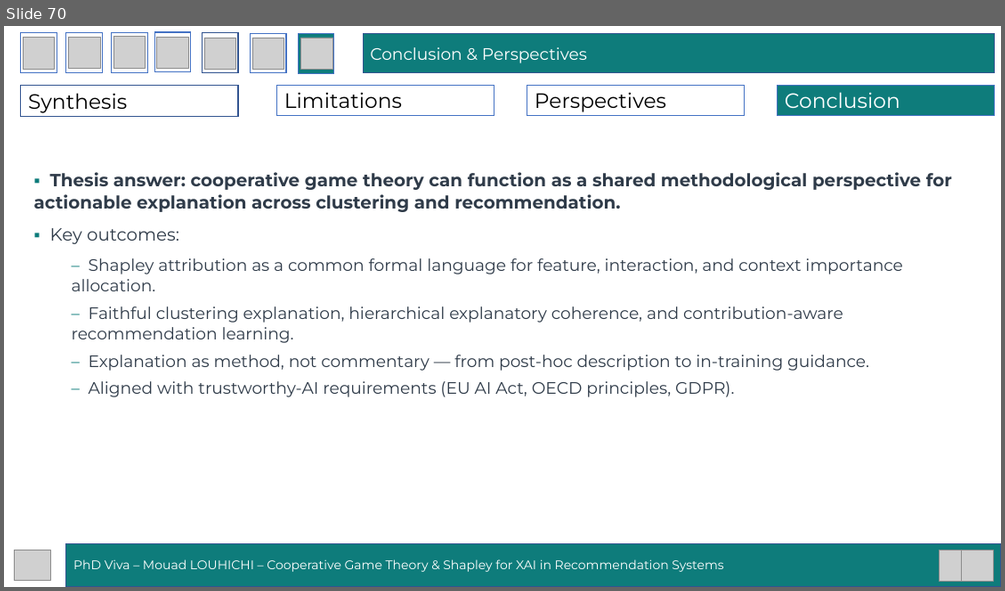
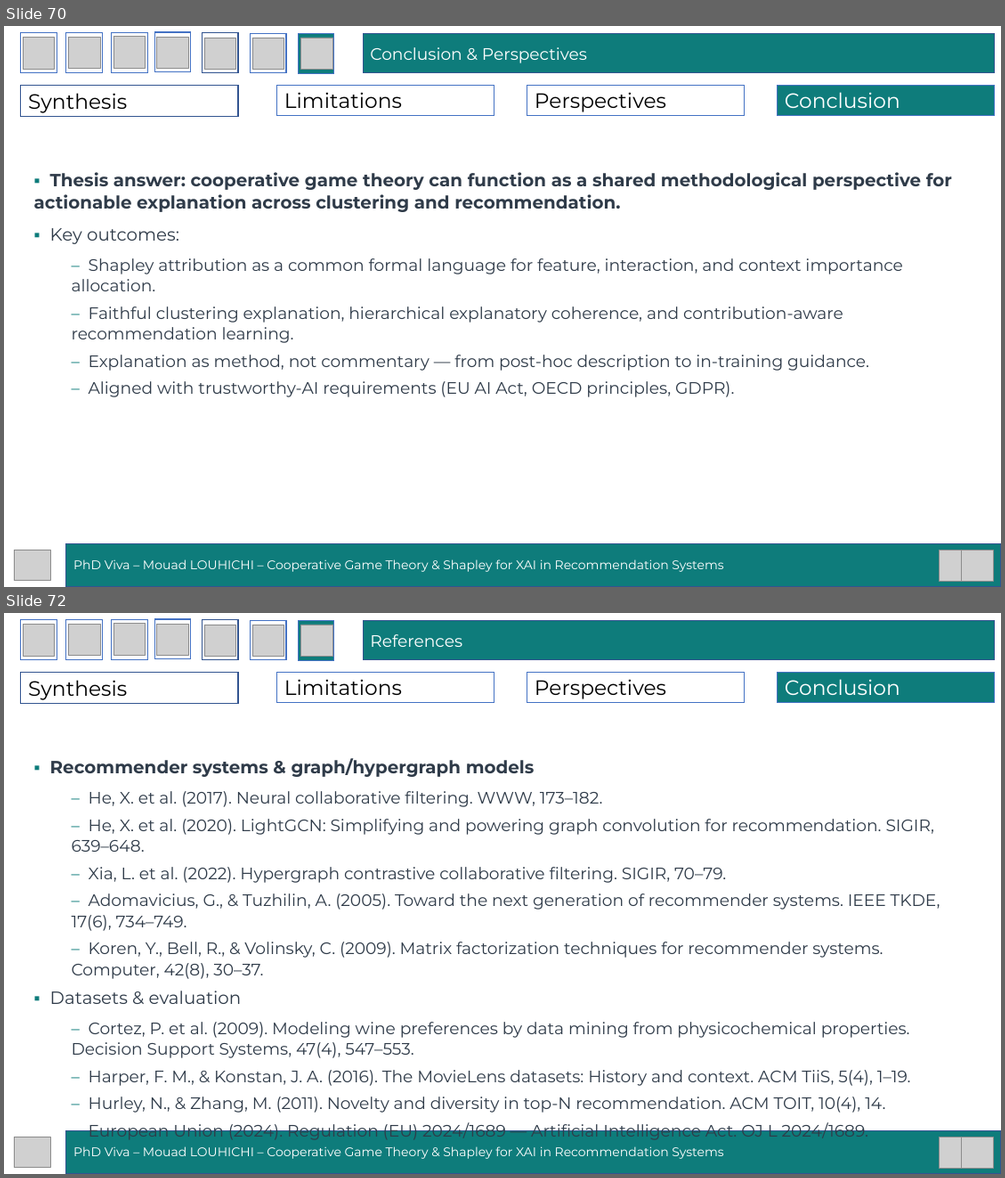
Before and after one commit to mouadlouhichi/phd-prep, a slide deck: viva/MOUAD_LOUHICHI_VIVA_40min.pptx. Shown one above the other, each under a label of ours: slide 70 before the commit, slides 70 and 72 after it; the slides between them are not shown. The pictures are 1005x591 and 1005x1178 pixels, drawn with LibreOffice and Linux fonts; fonts in the diff are those of the drawing; grey boxes stand for pictures. Boxes give left, top, right and bottom in pixels: in the first picture for what was removed or moved away, otherwise in the second. Text is boxed around its words. In the diff, an @@ line names an element or a change of style, - is before the commit and + after.

```diff
--- a/viva/MOUAD_LOUHICHI_VIVA_40min.pptx
+++ b/viva/MOUAD_LOUHICHI_VIVA_40min.pptx
@@ slide 72 added at (4, 613, 1001, 1174), background #FFFFFF @@
@@ rectangle added at (21, 620, 57, 659), fill #FFFFFF, outline #4472C4 1 pt @@
@@ picture added at (24, 625, 55, 656) @@
@@ rectangle added at (66, 620, 102, 659), fill #FFFFFF, outline #4472C4 1 pt @@
@@ picture added at (69, 625, 100, 656) @@
@@ rectangle added at (112, 620, 147, 659), fill #FFFFFF, outline #4472C4 1 pt @@
@@ picture added at (114, 624, 146, 655) @@
@@ rectangle added at (154, 619, 190, 658), fill #FFFFFF, outline #4472C4 1 pt @@
@@ picture added at (156, 625, 188, 656) @@
@@ rectangle added at (202, 620, 238, 659), fill #FFFFFF, outline #325491 1 pt @@
@@ picture added at (204, 625, 235, 656) @@
@@ rectangle added at (250, 620, 286, 660), fill #FFFFFF, outline #4472C4 1 pt @@
@@ picture added at (252, 625, 283, 656) @@
@@ rectangle added at (298, 621, 334, 661), fill #0E7C7B, outline #4472C4 1 pt @@
@@ picture added at (301, 625, 332, 656) @@
@@ rectangle added at (363, 620, 995, 660), fill #0E7C7B, outline #325491 1 pt, 16 pt, text #FFFFFF @@
+References
@@ rectangle added at (21, 673, 239, 704), fill #FFFFFF, outline #325491 1 pt, 20 pt, text #000000 @@
+Synthesis
@@ rectangle added at (277, 672, 494, 703), fill #FFFFFF, outline #4472C4 1 pt, 20 pt, text #000000 @@
+Limitations
@@ rectangle added at (527, 672, 745, 703), fill #FFFFFF, outline #4472C4 1 pt, 20 pt, text #000000 @@
+Perspectives
@@ rectangle added at (777, 672, 995, 703), fill #0E7C7B, outline #4472C4 1 pt, 20 pt, text #FFFFFF @@
+Conclusion
@@ text added at (50, 758, 940, 1140), 16 pt, text #2F3B49 @@
+▪ Recommender systems & graph/hypergraph models
+  – He, X. et al. (2017). Neural collaborative filtering. WWW, 173–182.
+  – He, X. et al. (2020). LightGCN: Simplifying and powering graph convolution for recommendation. SIGIR, 639–648.
+  – Xia, L. et al. (2022). Hypergraph contrastive collaborative filtering. SIGIR, 70–79.
+  – Adomavicius, G., & Tuzhilin, A. (2005). Toward the next generation of recommender systems. IEEE TKDE, 17(6), 734–749.
+  – Koren, Y., Bell, R., & Volinsky, C. (2009). Matrix factorization techniques for recommender systems. Computer, 42(8), 30–37.
+▪ Datasets & evaluation
+  – Cortez, P. et al. (2009). Modeling wine preferences by data mining from physicochemical properties. Decision Support Systems, 47(4), 547–553.
+  – Harper, F. M., & Konstan, J. A. (2016). The MovieLens datasets: History and context. ACM TiiS, 5(4), 1–19.
+  – Hurley, N., & Zhang, M. (2011). Novelty and diversity in top-N recommendation. ACM TOIT, 10(4), 14.
+  – European Union (2024). Regulation (EU) 2024/1689 — Artificial Intelligence Act. OJ L 2024/1689.
@@ picture added at (15, 1136, 50, 1167) @@
@@ rectangle added at (66, 1130, 1001, 1173), fill #0E7C7B, outline #325491 1 pt, 12 pt, text #FFFFFF @@
+PhD Viva – Mouad LOUHICHI – Cooperative Game Theory & Shapley for XAI in Recommendation Systems
@@ picture added at (938, 1136, 971, 1167) @@
@@ picture added at (962, 1136, 994, 1167) @@
```
Also in this commit, not shown: 5 slides changed, 1 other slide added, 2 other files.
